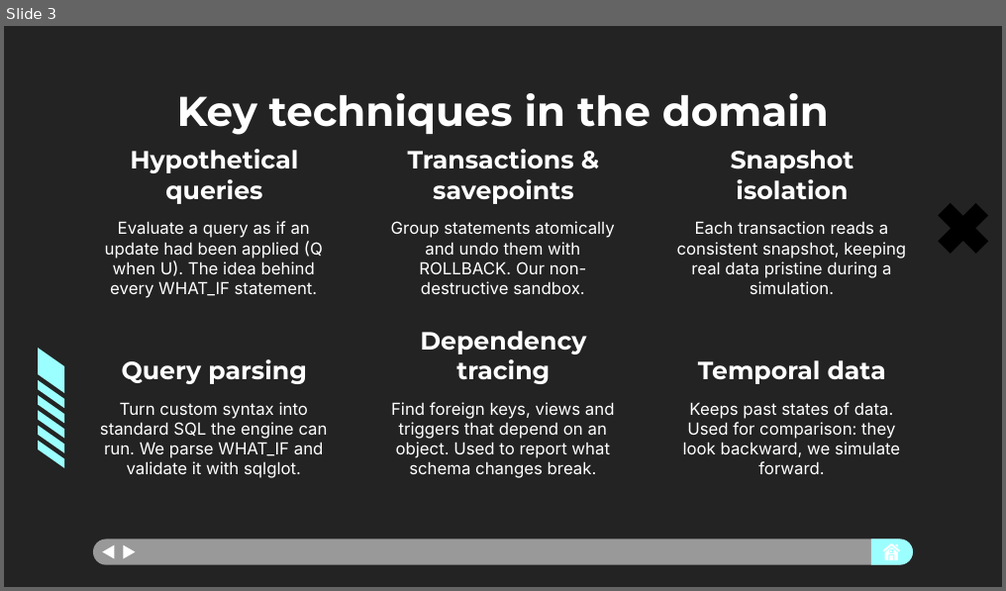
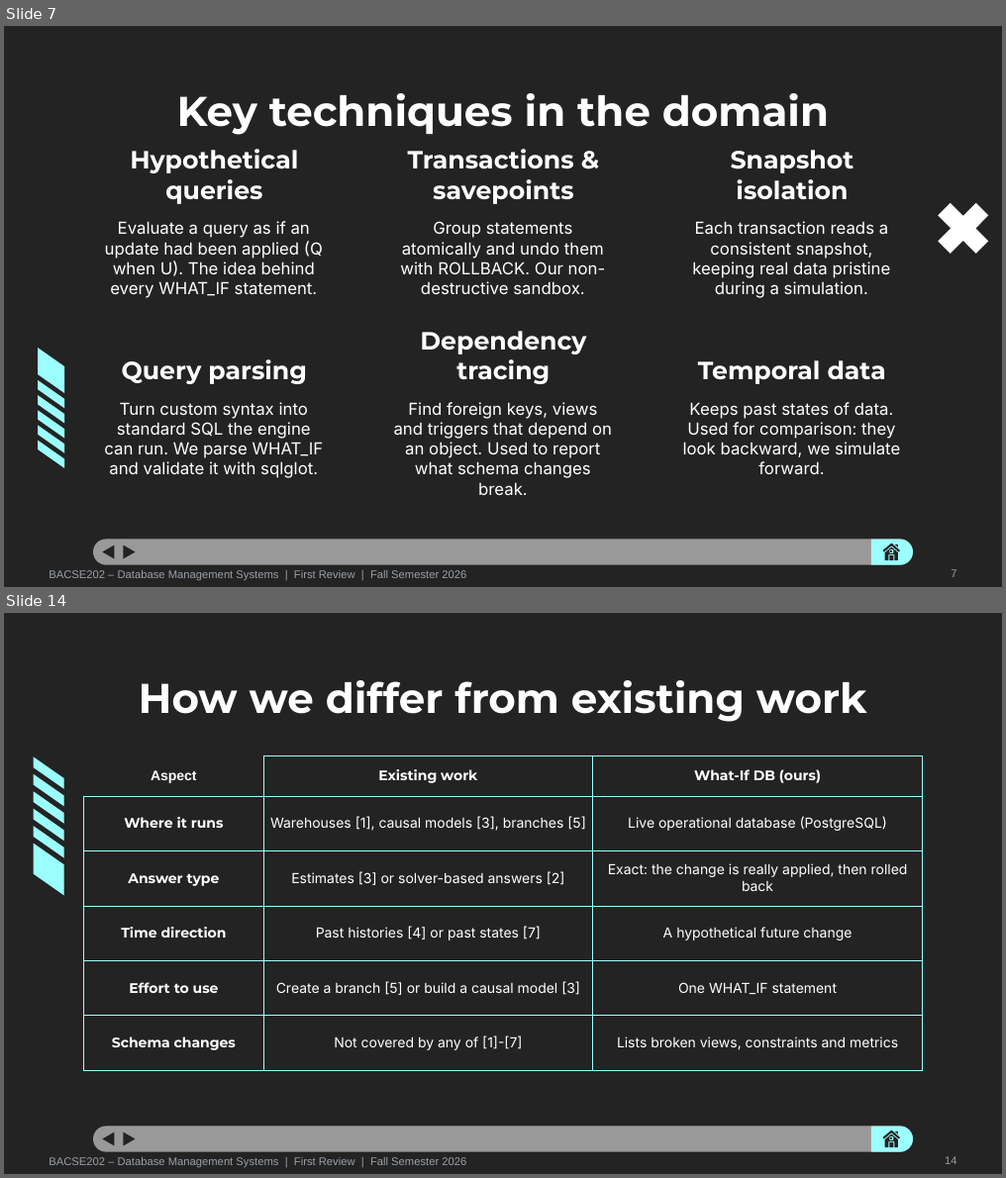
Before and after one commit to prakritijha26/DatabaseSystems_Project, a slide deck: WhatIf_Database_Review_1.pptx. Shown one above the other, each under a label of ours: slide 3 before the commit, slides 7 and 14 after it; the slides between them are not shown. The pictures are 1006x591 and 1006x1178 pixels, drawn with LibreOffice and Linux fonts; fonts in the diff are those of the drawing. Boxes give left, top, right and bottom in pixels: in the first picture for what was removed or moved away, otherwise in the second. Text is boxed around its words. In the diff, an @@ line names an element or a change of style, - is before the commit and + after.

Commit message:
"Updated Review 1 PPT and PDF"

```diff
--- a/WhatIf_Database_Review_1.pptx
+++ b/WhatIf_Database_Review_1.pptx
@@ slide 14 added at box(4, 613, 1002, 1174), background #232323; not listed: 9 template elements that a slide beside it also shows @@
@@ title added at box(139, 680, 867, 722), 30 pt, text #FFFFFF, bold @@
+How we differ from existing work
@@ group added at box(33, 757, 63, 895): 6 freeform shapes @@
@@ table added at box(84, 757, 922, 1071), 6 rows, 3 columns @@
+Aspect | Existing work | What-If DB (ours)
+Where it runs | Warehouses [1], causal models [3], branches [5] | Live operational database (PostgreSQL)
+Answer type | Estimates [3] or solver-based answers [2] | Exact: the change is really applied, then rolled back
+Time direction | Past histories [4] or past states [7] | A hypothetical future change
+Effort to use | Create a branch [5] or build a causal model [3] | One WHAT_IF statement
+Schema changes | Not covered by any of [1]-[7] | Lists broken views, constraints and metrics
@@ text added at box(49, 1157, 466, 1167), 8 pt, text #9AA0A8 @@
+BACSE202 – Database Management Systems | First Review | Fall Semester 2026
@@ text added at box(944, 1157, 956, 1164), 8 pt, text #9AA0A8 @@
+14
@@ what was slide 3 is now slide 7 @@
@@ slide 7 changed as well @@
@@ freeform shape at box(938, 203, 989, 255): fill #000000 to #FFFFFF @@
@@ 4 subtitles: place and size @@
-4 subtitles at box(100, 221, 906, 478)
+4 subtitles at box(104, 221, 891, 495)
@@ freeform shape at box(883, 544, 900, 552): fill #FFFFFF to #232323; outline redrawn @@
@@ fill #FFFFFF to #232323 in 5 elements at box(103, 545, 115, 559), box(124, 545, 136, 559), box(895, 545, 898, 548), box(890, 551, 892, 553), box(885, 547, 898, 560) @@
@@ freeform shape at box(889, 556, 893, 561): fill #FFFFFF to #232323; outline redrawn @@
@@ text added at box(49, 570, 466, 580), 8 pt, text #9AA0A8 @@
+BACSE202 – Database Management Systems | First Review | Fall Semester 2026
@@ text added at box(950, 570, 956, 577), 8 pt, text #9AA0A8 @@
+7
```
Also in this commit, not shown: 9 other slides changed, 5 other slides added, 2 other files.
